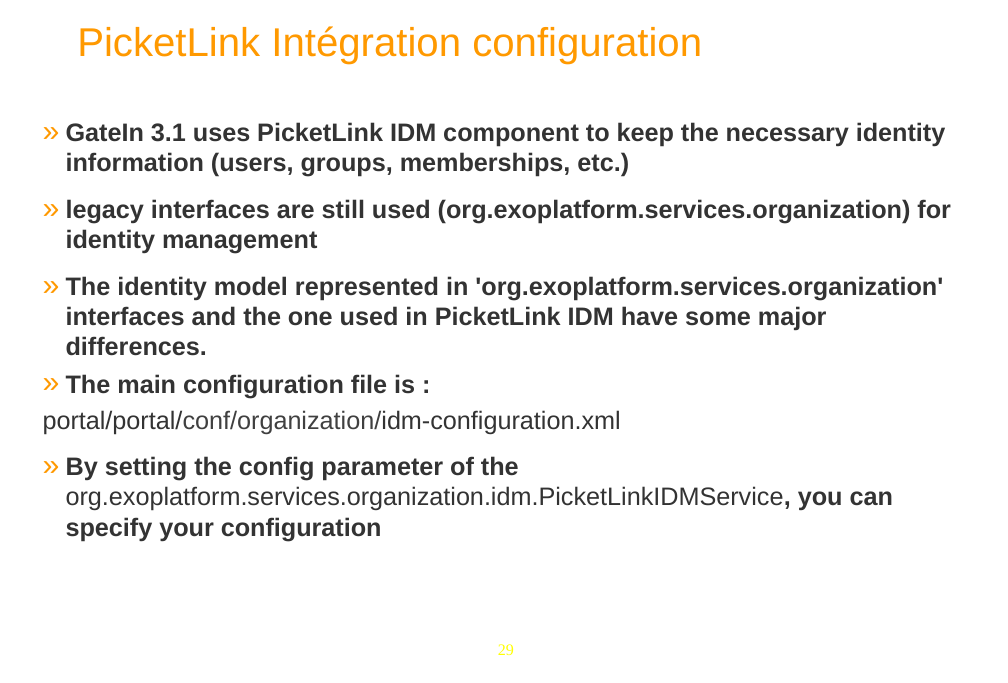
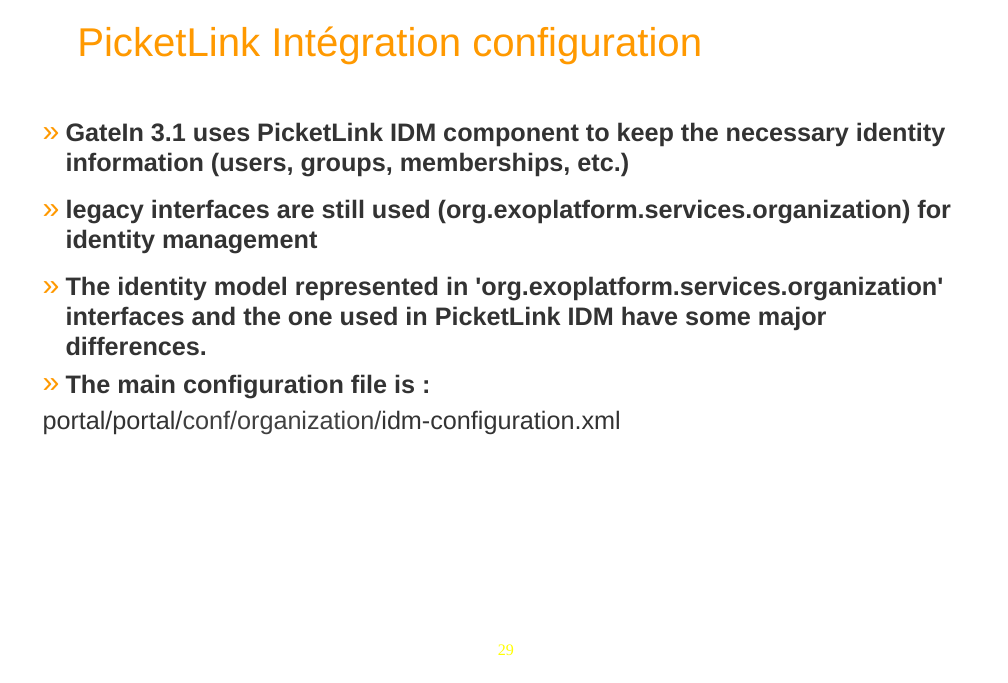
Before and after one commit to anhvurz90/training, a slide deck: slide 29 of exo-sysAdmin/970-LdapConfig-XSys.pptx. Drawn at 1008x683 pixels with LibreOffice and Linux fonts; fonts in the diff are those of the drawing; background and template pictures are left out. Boxes give left, top, right and bottom in pixels: in the first picture for what was removed or moved away, otherwise in the second. Text is boxed around its words. In the diff, an @@ line names an element or a change of style, - is before the commit and + after.

```diff
--- a/exo-sysAdmin/970-LdapConfig-XSys.pptx
+++ b/exo-sysAdmin/970-LdapConfig-XSys.pptx
@@ text at <box>66,456,893,541</box>: paragraph removed @@
-» By setting the config parameter of the org.exoplatform.services.organization.idm.PicketLinkIDMService, you can specify your configuration
```
Also in this commit, not shown: 18 other slides changed, 2 slides removed.
